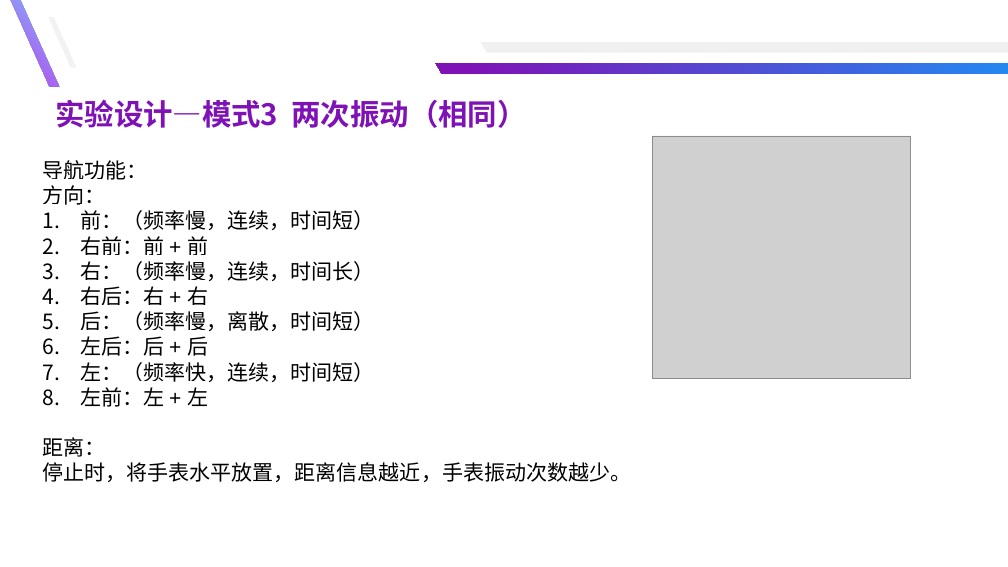
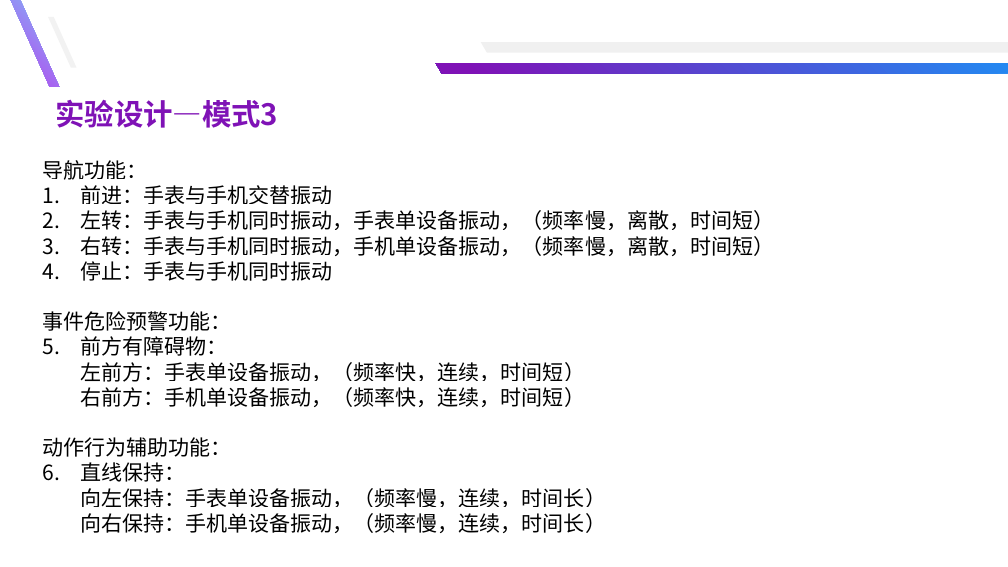
Before and after one commit to yuyongsong/Paper, a slide deck: slide 19 of 总结汇报-余泳松 - 副本.pptx (slide 10 before the commit). Drawn at 1008x567 pixels with LibreOffice and Linux fonts; fonts in the diff are those of the drawing; grey boxes stand for pictures. Boxes give left, top, right and bottom in pixels: in the first picture for what was removed or moved away, otherwise in the second. Text is boxed around its words. In the diff, an @@ line names an element or a change of style, - is before the commit and + after.

```diff
--- a/总结汇报-余泳松 - 副本.pptx
+++ b/总结汇报-余泳松 - 副本.pptx
@@ text at (55, 99, 278, 128): text changed @@
-实验设计—模式3 两次振动（相同）
+实验设计—模式3
@@ picture removed at (653, 136, 910, 378) @@
@@ text at (42, 185, 774, 533): text changed @@
-方向：
-1. 前：（频率慢，连续，时间短）
-2. 右前：前 + 前
-3. 右：（频率慢，连续，时间长）
-4. 右后：右 + 右
-5. 后：（频率慢，离散，时间短）
-6. 左后：后 + 后
-7. 左：（频率快，连续，时间短）
-8. 左前：左 + 左
-距离：
-停止时，将手表水平放置，距离信息越近，手表振动次数越少。
+1. 前进：手表与手机交替振动
+2. 左转：手表与手机同时振动，手表单设备振动，（频率慢，离散，时间短）
+3. 右转：手表与手机同时振动，手机单设备振动，（频率慢，离散，时间短）
+4. 停止：手表与手机同时振动
+事件危险预警功能：
+1. 前方有障碍物：
+左前方：手表单设备振动，（频率快，连续，时间短）
+右前方：手机单设备振动，（频率快，连续，时间短）
+动作行为辅助功能：
+1. 直线保持：
+向左保持：手表单设备振动，（频率慢，连续，时间长）
+向右保持：手机单设备振动，（频率慢，连续，时间长）
```
Also in this commit, not shown: 4 other slides changed, 18 slides added, 9 slides removed, 1 other file.
